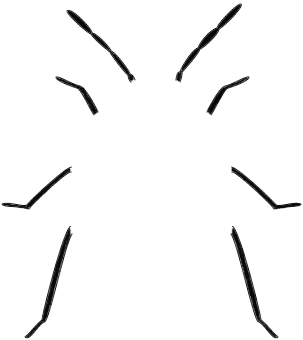
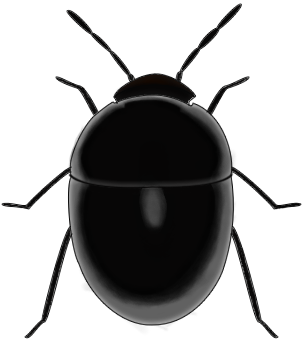
Two versions of the same layered image (303 × 340). Layer-by-layer changes:
removed layer "left top" over box(93, 111, 99, 116)
renamed "right top" to "left top", painted on it over box(93, 76, 214, 116)
renamed "left middle" to "right top", painted on it over box(67, 76, 237, 210)
renamed "left bottom" to "right bottom", painted on it over box(69, 226, 233, 334)
added layer "left middle" above "left bottom" over box(67, 166, 72, 210)
renamed "right bottom" to "left bottom", painted on it over box(69, 226, 233, 334)
painted on "body" over box(67, 73, 237, 334)
